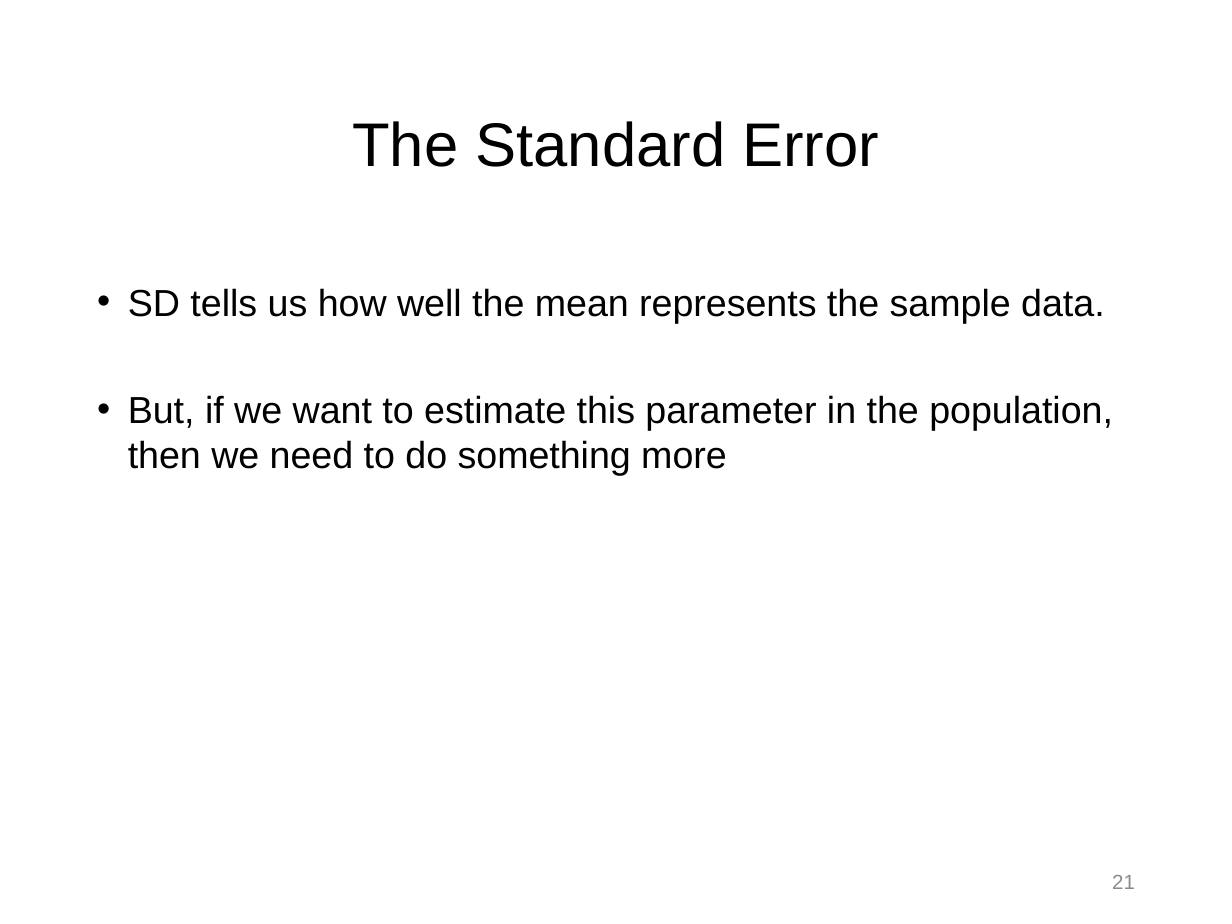
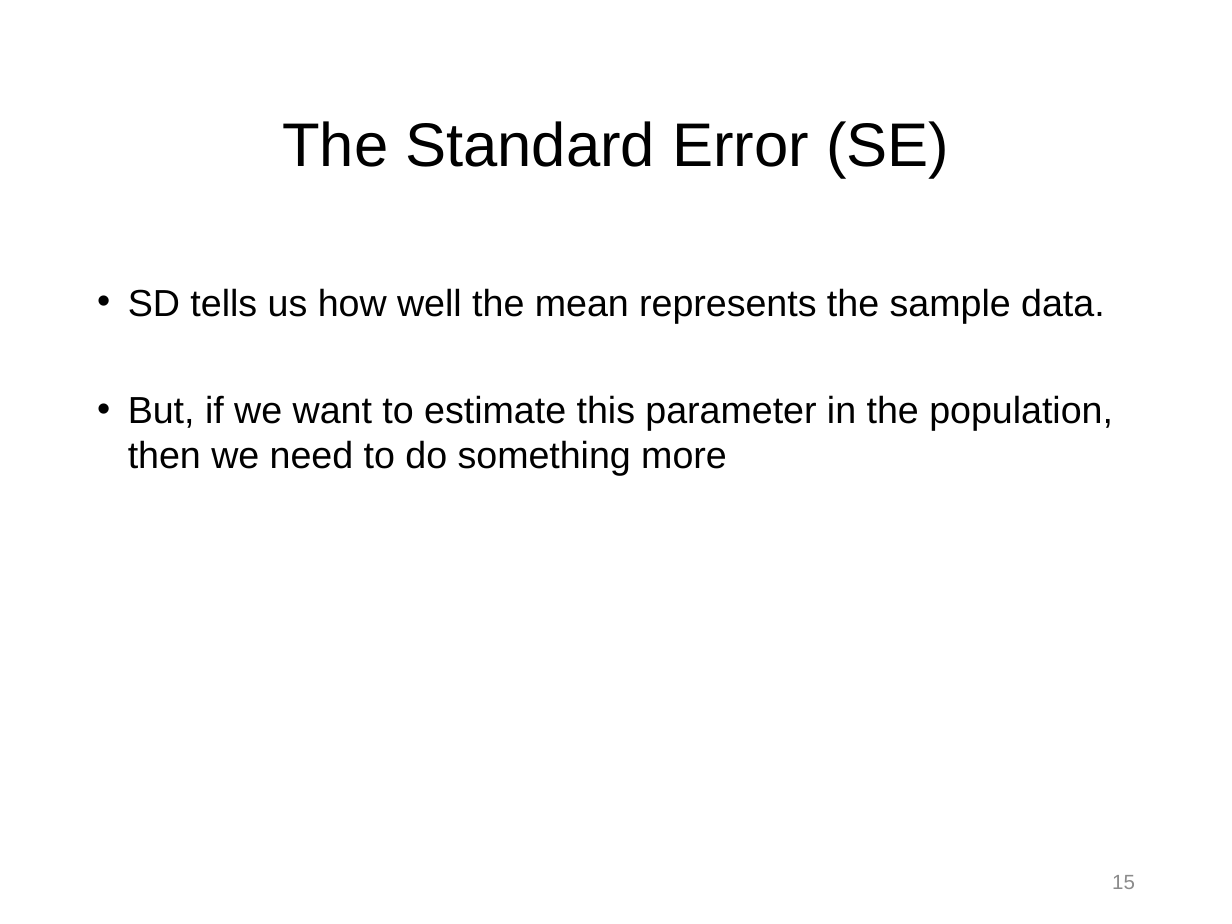
Before and after one commit to npm27/Teaching-Materials, a slide deck: slide 15 of Stats/Slides/2 Chapter 2 Slides.pptx (slide 21 before the commit). Drawn at 1232x924 pixels with LibreOffice and Linux fonts; fonts in the diff are those of the drawing. Boxes give left, top, right and bottom in pixels: in the first picture for what was removed or moved away, otherwise in the second. Text is boxed around its words. In the diff, an @@ line names an element or a change of style, - is before the commit and + after.

```diff
--- a/Stats/Slides/2 Chapter 2 Slides.pptx
+++ b/Stats/Slides/2 Chapter 2 Slides.pptx
@@ title at box(282, 121, 949, 178): text changed @@
-The Standard Error
+The Standard Error (SE)
@@ page number at box(1112, 875, 1135, 889): text changed @@
-21
+15
```
Also in this commit, not shown: 6 other slides changed, 6 slides removed, 3 other files.
